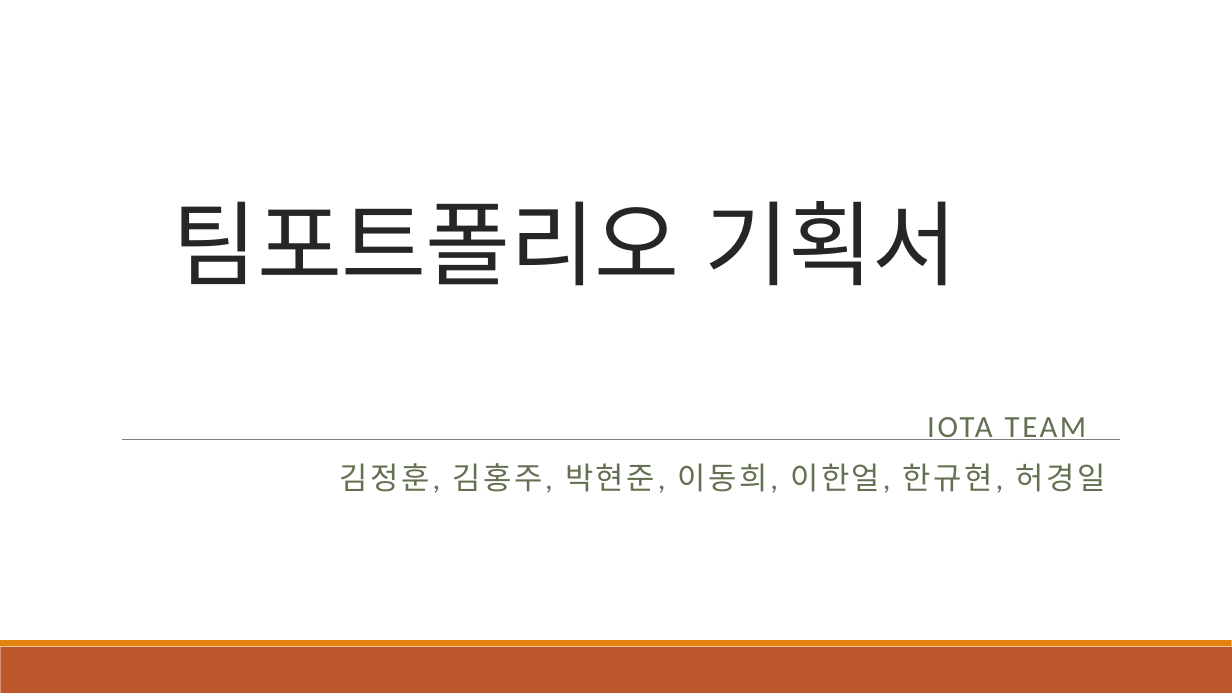
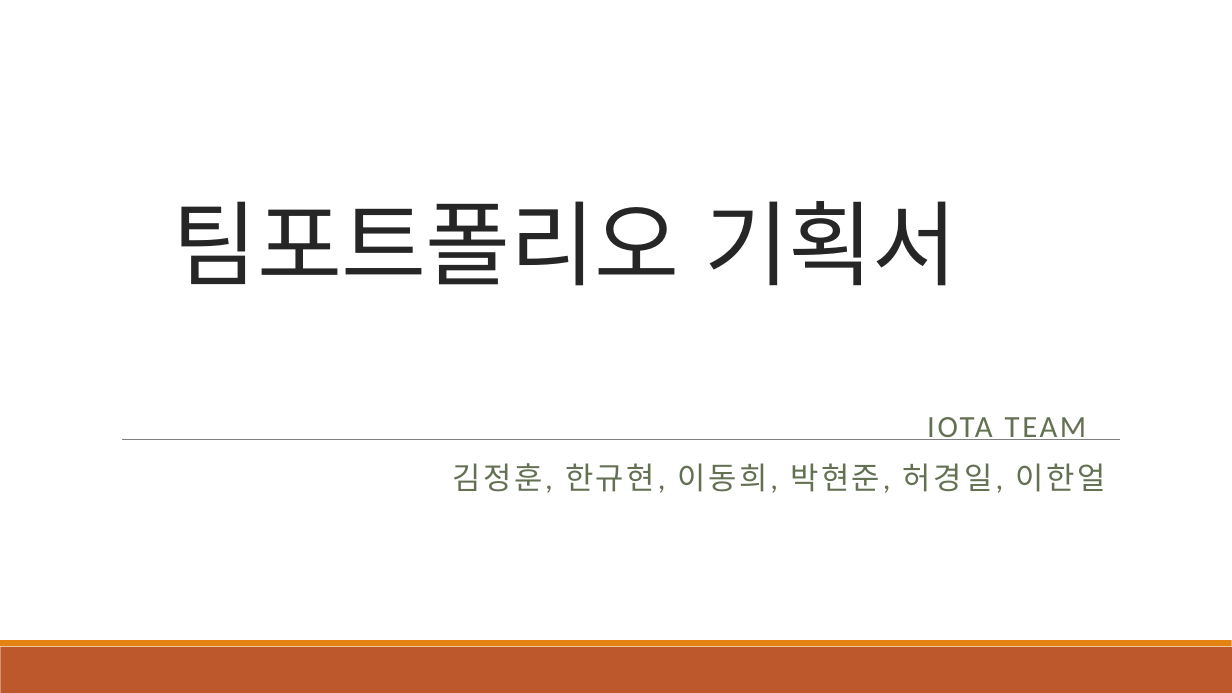
Before and after one commit to junghoon88/Samjojo, a slide deck: slide 1 of 제출서류/팀포트폴리오 기획서.pptx. Drawn at 1232x693 pixels with LibreOffice and Linux fonts; fonts in the diff are those of the drawing. Boxes give left, top, right and bottom in pixels: in the first picture for what was removed or moved away, otherwise in the second. Text is boxed around its words. In the diff, an @@ line names an element or a change of style, - is before the commit and + after.

Commit message:
기획서 수정

```diff
--- a/제출서류/팀포트폴리오 기획서.pptx
+++ b/제출서류/팀포트폴리오 기획서.pptx
@@ subtitle at bbox=[452, 463, 1105, 493]: text changed @@
-김정훈, 김홍주, 박현준, 이동희, 이한얼, 한규현, 허경일
+김정훈, 한규현, 이동희, 박현준, 허경일, 이한얼
```
Also in this commit, not shown: 3 other slides changed, 2 other files.
